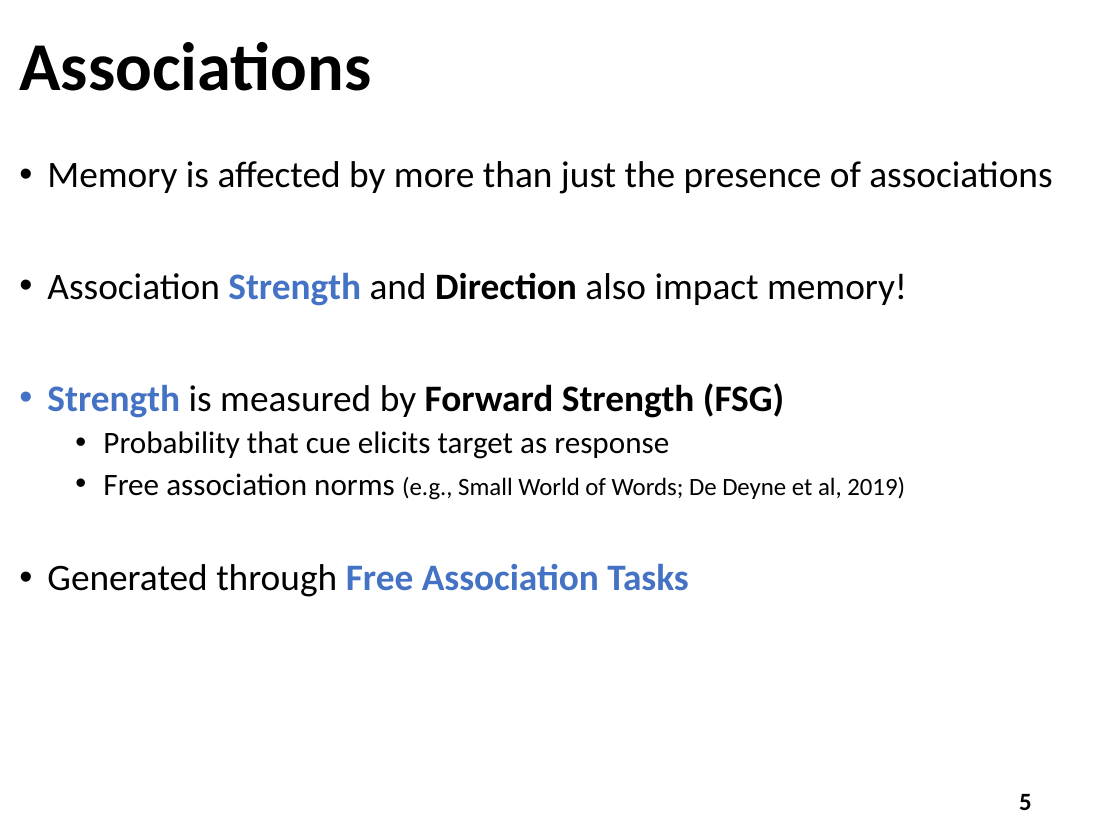
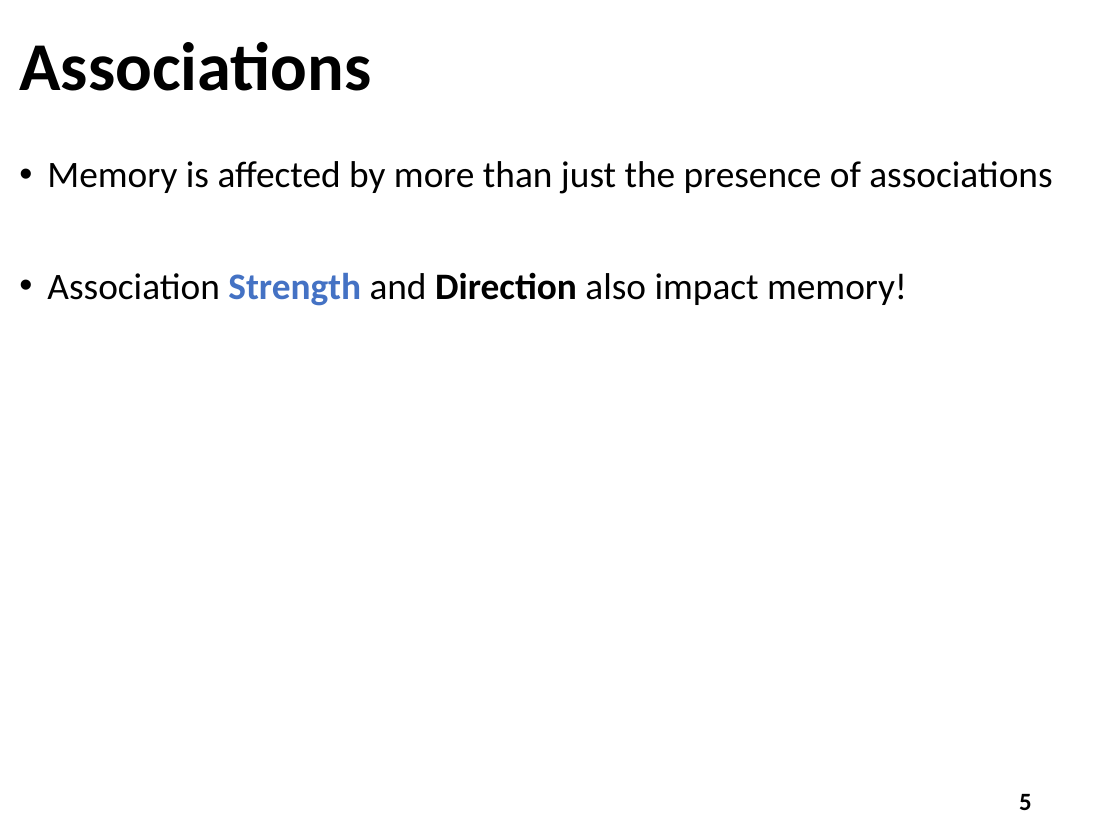
Before and after one commit to npm27/ISREL_JOLs, a slide deck: slide 5 of 3 Presentations/Maxwell Cates Huff Grad Symposium 22.pptx. Drawn at 1120x840 pixels with LibreOffice and Linux fonts; fonts in the diff are those of the drawing. Boxes give left, top, right and bottom in pixels: in the first picture for what was removed or moved away, otherwise in the second. Text is boxed around its words. In the diff, an @@ line names an element or a change of style, - is before the commit and + after.

```diff
--- a/3 Presentations/Maxwell Cates Huff Grad Symposium 22.pptx
+++ b/3 Presentations/Maxwell Cates Huff Grad Symposium 22.pptx
@@ text at [47,383,905,597]: paragraphs removed @@
-• Strength is measured by Forward Strength (FSG)
-  • Probability that cue elicits target as response
-  • Free association norms (e.g., Small World of Words; De Deyne et al, 2019)
-• Generated through Free Association Tasks
```
Also in this commit, not shown: 1 other slide changed.
